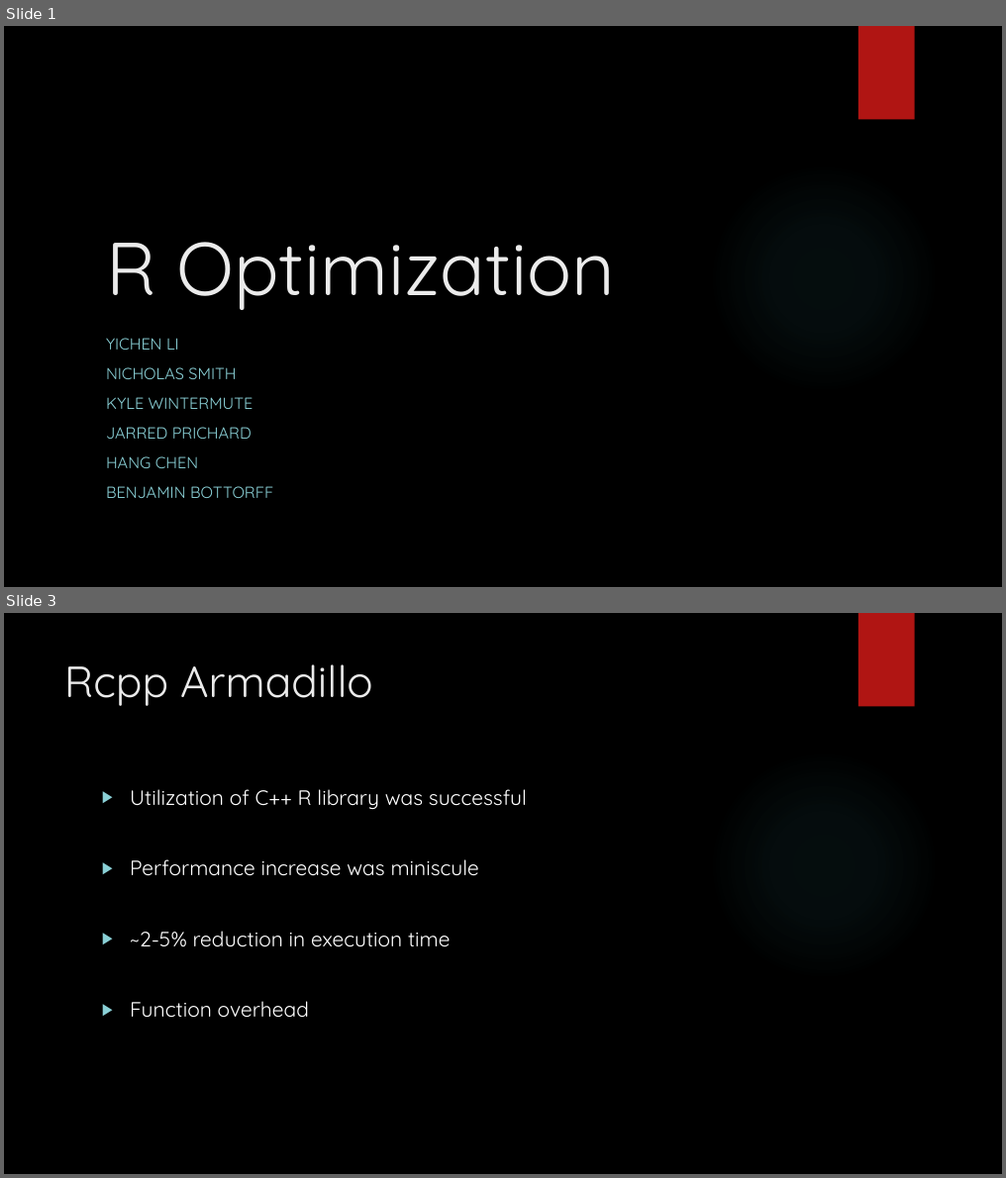
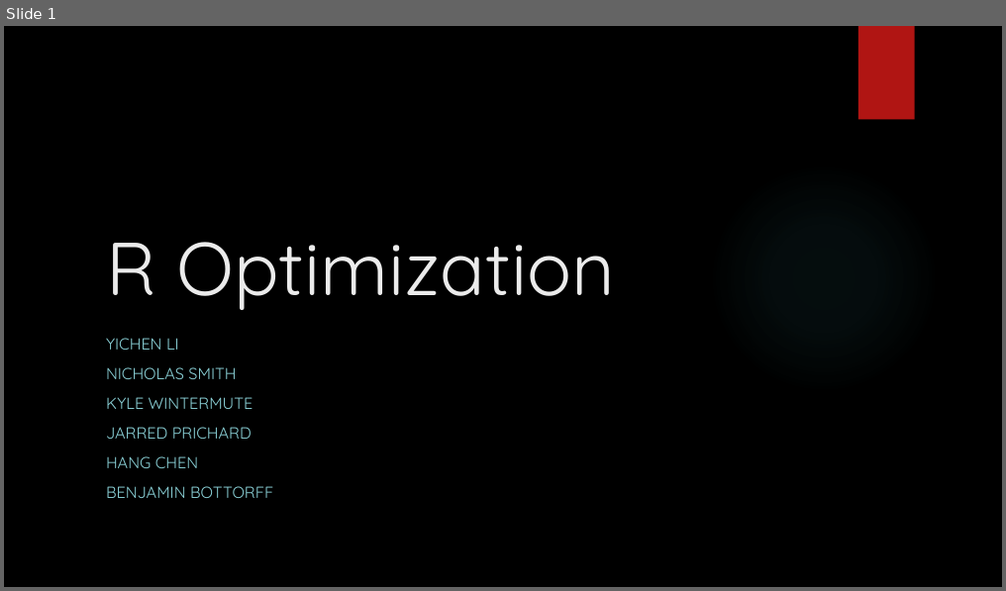
Before and after one commit to KWintermute/smp-project, a slide deck: se2presentation.pptx. Shown one above the other, each under a label of ours: slides 1 and 3 before the commit, slide 1 after it; the slides between them are not shown. The pictures are 1006x1178 and 1006x591 pixels, drawn with LibreOffice and Linux fonts; fonts in the diff are those of the drawing; background and template pictures are left out. Boxes give left, top, right and bottom in pixels: in the first picture for what was removed or moved away, otherwise in the second. Text is boxed around its words. In the diff, an @@ line names an element or a change of style, - is before the commit and + after.

```diff
--- a/se2presentation.pptx
+++ b/se2presentation.pptx
@@ slide 3 removed at (4,613,1002,1174), background picture (left out); not listed: 2 template elements that a slide beside it also shows @@
@@ title removed at (64,664,372,706) @@
-Rcpp Armadillo
@@ text removed at (130,789,527,1018) @@
-▶ Utilization of C++ R library was successful
-▶ Performance increase was miniscule
-▶ ~2-5% reduction in execution time
-▶ Function overhead
```
Also in this commit, not shown: 1 slide changed, 6 slides added, 3 other slides removed.
